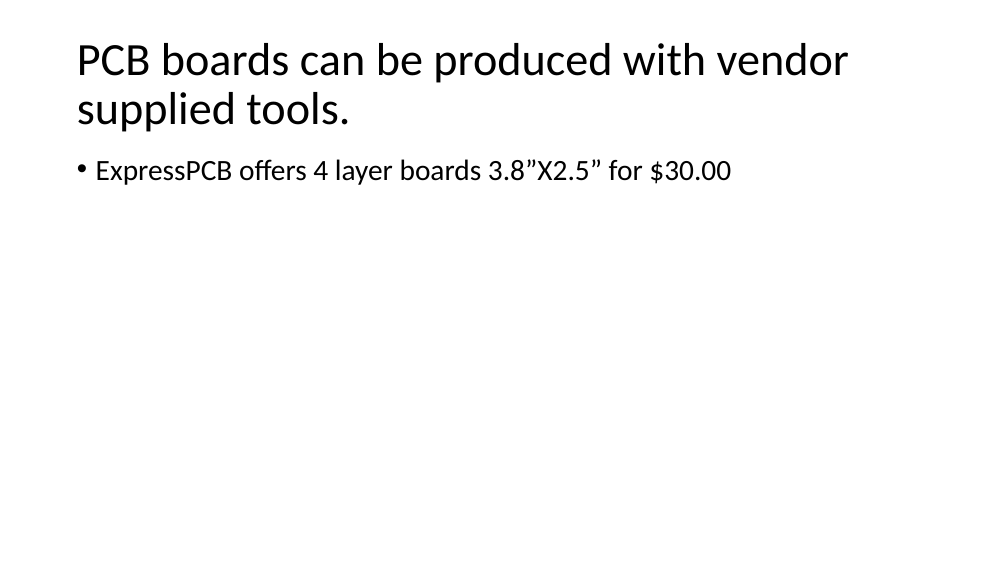
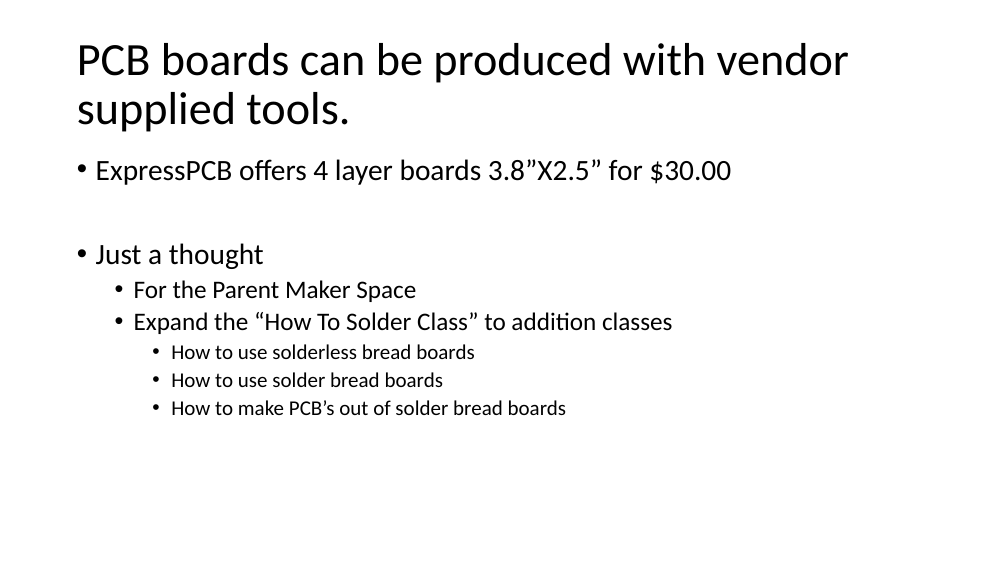
Before and after one commit to NanoDataCenter/nano_data_center, a slide deck: slide 17 of presentations/session_1/Embedded Track #1.pptx (slide 18 before the commit). Drawn at 1008x567 pixels with LibreOffice and Linux fonts; fonts in the diff are those of the drawing. Boxes give left, top, right and bottom in pixels: in the first picture for what was removed or moved away, otherwise in the second. Text is boxed around its words. In the diff, an @@ line names an element or a change of style, - is before the commit and + after.

```diff
--- a/presentations/session_1/Embedded Track #1.pptx
+++ b/presentations/session_1/Embedded Track #1.pptx
@@ text at (96,243,673,415): paragraphs added @@
+• Just a thought
+  • For the Parent Maker Space
+  • Expand the “How To Solder Class” to addition classes
+    • How to use solderless bread boards
+    • How to use solder bread boards
+    • How to make PCB’s out of solder bread boards
```
Also in this commit, not shown: 6 other slides changed, 3 other files.
